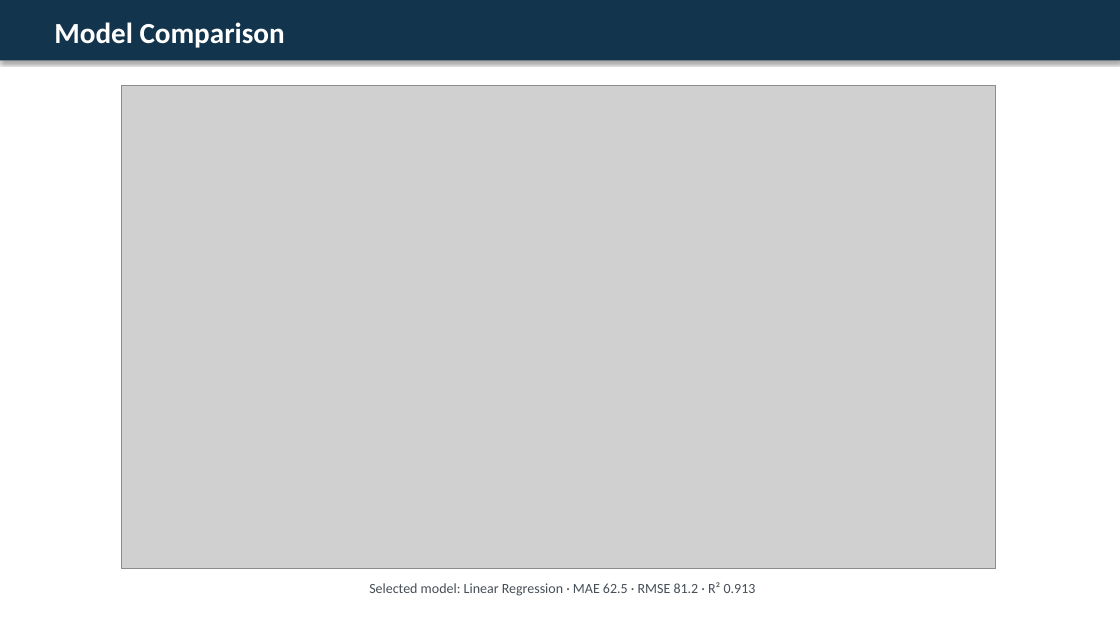
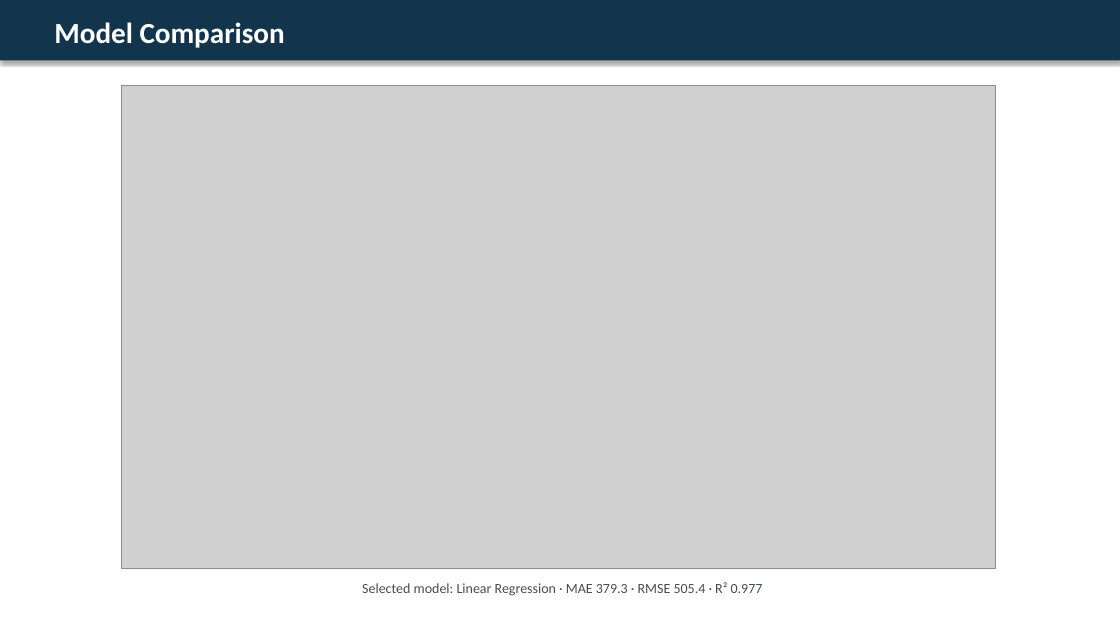
Before and after one commit to soutruoshim/ml-based-demand-prediction, a slide deck: slide 5 of presentation/ML_Demand_Prediction_Final_Defense.pptx. Drawn at 1120x630 pixels with LibreOffice and Linux fonts; fonts in the diff are those of the drawing; grey boxes stand for pictures. Boxes give left, top, right and bottom in pixels: in the first picture for what was removed or moved away, otherwise in the second. Text is boxed around its words. In the diff, an @@ line names an element or a change of style, - is before the commit and + after.

```diff
--- a/presentation/ML_Demand_Prediction_Final_Defense.pptx
+++ b/presentation/ML_Demand_Prediction_Final_Defense.pptx
@@ text at (x1=362, y1=582, x2=763, y2=596): text changed @@
-Selected model: Linear Regression · MAE 62.5 · RMSE 81.2 · R² 0.913
+Selected model: Linear Regression · MAE 379.3 · RMSE 505.4 · R² 0.977
```
Also in this commit, not shown: 2 other slides changed, 19 other files.
